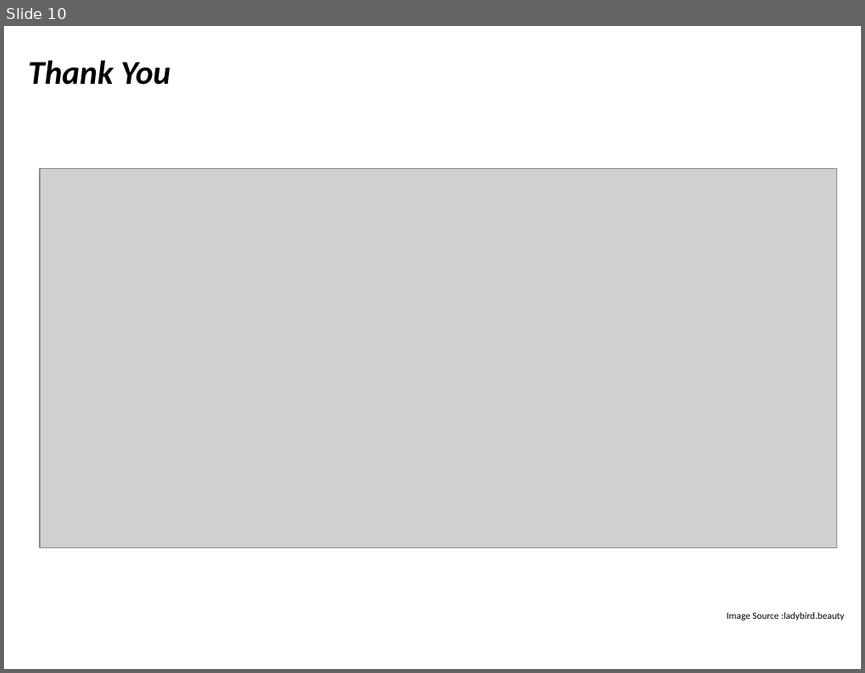
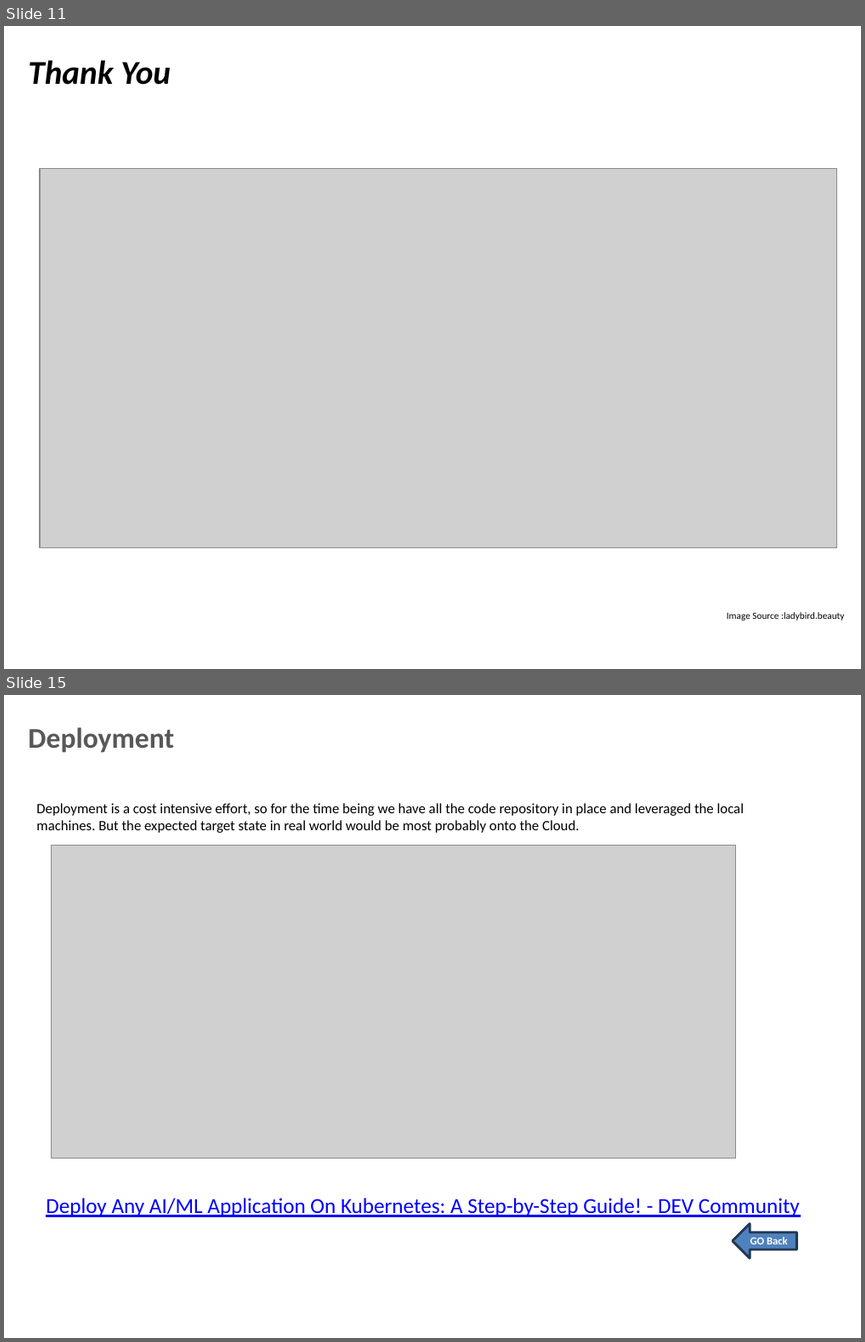
Before and after one commit to anirudhyadav/ISBG4FP1, a slide deck: Foundation_Project_G4__Final_Review_Trending_Jobs.pptx. Shown one above the other, each under a label of ours: slide 10 before the commit, slides 11 and 15 after it; the slides between them are not shown. The pictures are 865x673 and 865x1342 pixels, drawn with LibreOffice and Linux fonts; fonts in the diff are those of the drawing; grey boxes stand for pictures; background and template pictures are left out. Boxes give left, top, right and bottom in pixels: in the first picture for what was removed or moved away, otherwise in the second. Text is boxed around its words. In the diff, an @@ line names an element or a change of style, - is before the commit and + after.

```diff
--- a/Foundation_Project_G4__Final_Review_Trending_Jobs.pptx
+++ b/Foundation_Project_G4__Final_Review_Trending_Jobs.pptx
@@ slide 15 added at (x1=4, y1=695, x2=861, y2=1338), background picture (left out); not listed: 1 template element that a slide beside it also shows @@
@@ title added at (x1=28, y1=727, x2=174, y2=753), 24 pt, text #585858, bold @@
+Deployment
@@ text added at (x1=36, y1=803, x2=744, y2=833), 12 pt, text #000000 @@
+Deployment is a cost intensive effort, so for the time being we have all the code repository in place and leveraged the local machines. But the expected target state in real world would be most probably onto the Cloud.
@@ picture added at (x1=51, y1=845, x2=736, y2=1158) @@
@@ text added at (x1=46, y1=1197, x2=800, y2=1217), 18 pt, text #0000FF, underline @@
+Deploy Any AI/ML Application On Kubernetes: A Step-by-Step Guide! - DEV Community
@@ left arrow added at (x1=732, y1=1224, x2=796, y2=1258), fill #4F81BD, outline #233953 2 pt, 9 pt, text #FFFFFF, bold @@
+GO Back
@@ what was slide 10 is now slide 11 @@
```
Also in this commit, not shown: 6 slides changed, 4 other slides added, 2 slides removed, 2 other files.
